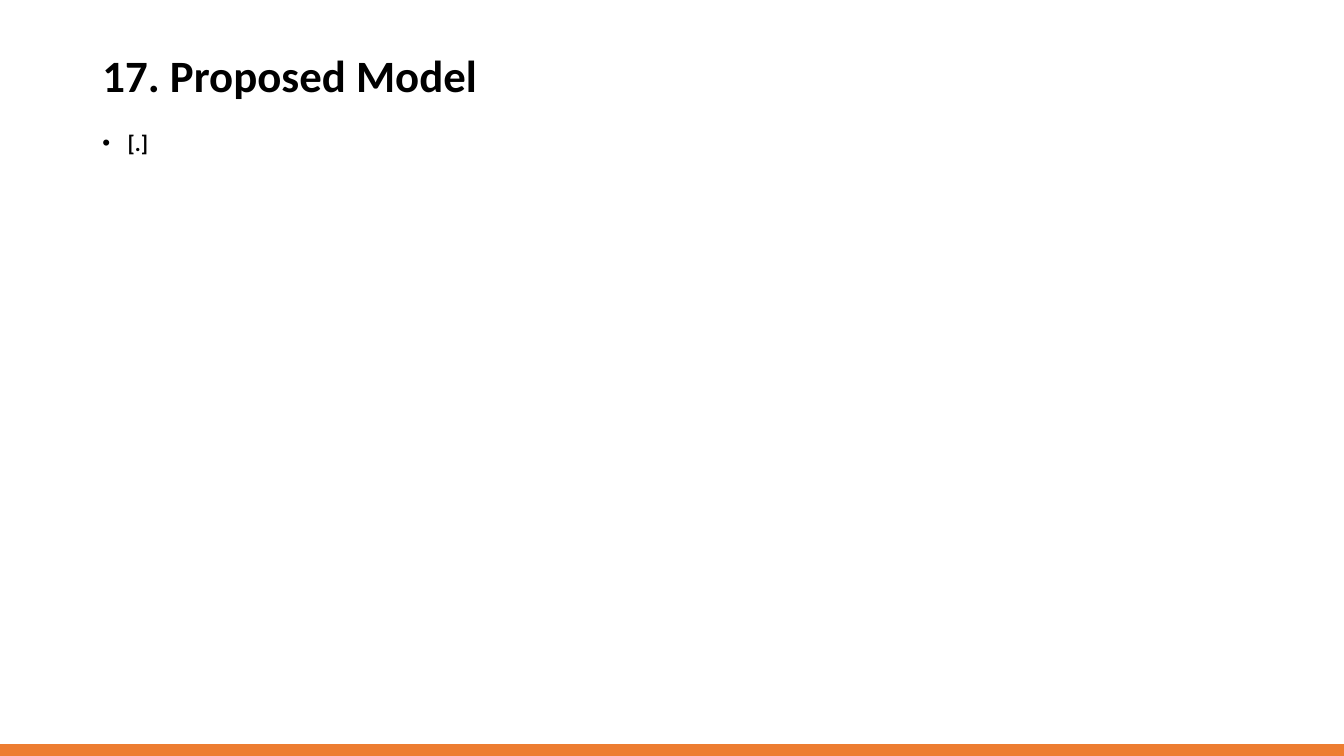
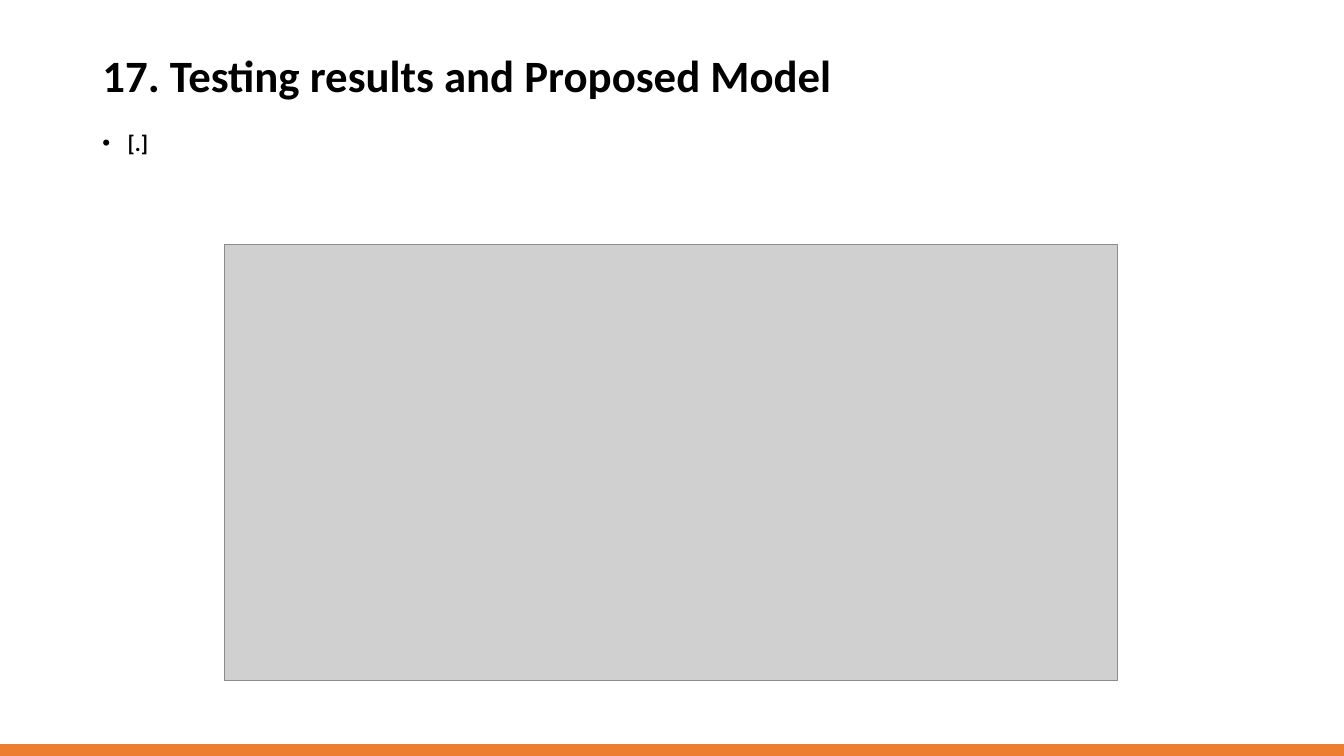
Before and after one commit to vyun8699/STAT5003, a slide deck: slide 19 of Assignment 2 Presentation.pptx. Drawn at 1344x756 pixels with LibreOffice and Linux fonts; fonts in the diff are those of the drawing; grey boxes stand for pictures. Boxes give left, top, right and bottom in pixels: in the first picture for what was removed or moved away, otherwise in the second. Text is boxed around its words. In the diff, an @@ line names an element or a change of style, - is before the commit and + after.

```diff
--- a/Assignment 2 Presentation.pptx
+++ b/Assignment 2 Presentation.pptx
@@ title at bbox=[102, 60, 831, 100]: text changed @@
-17. Proposed Model
+17. Testing results and Proposed Model
@@ picture added at bbox=[225, 244, 1118, 681] @@
```
Also in this commit, not shown: 6 other slides changed, 1 slide added, 1 slide removed.
